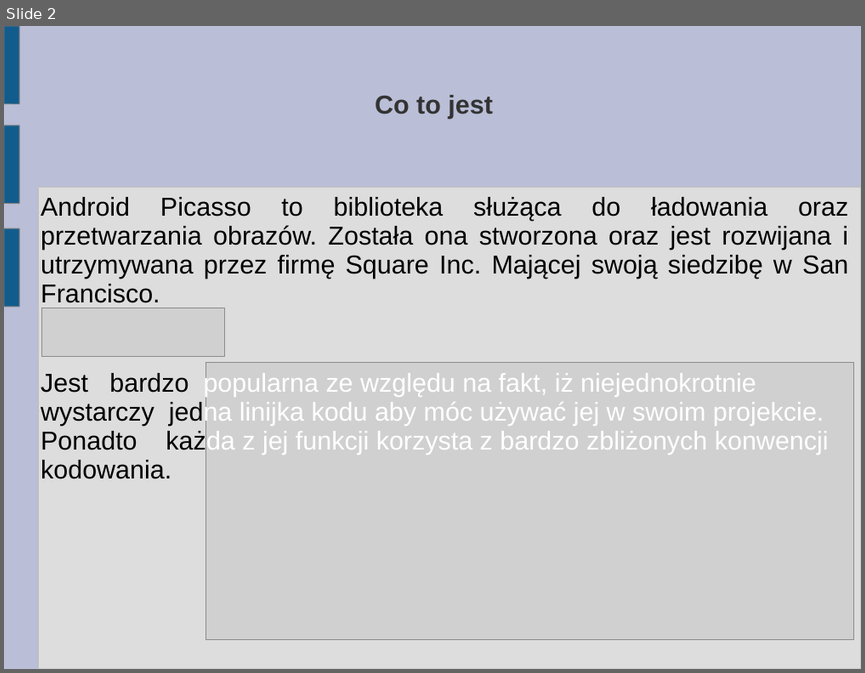
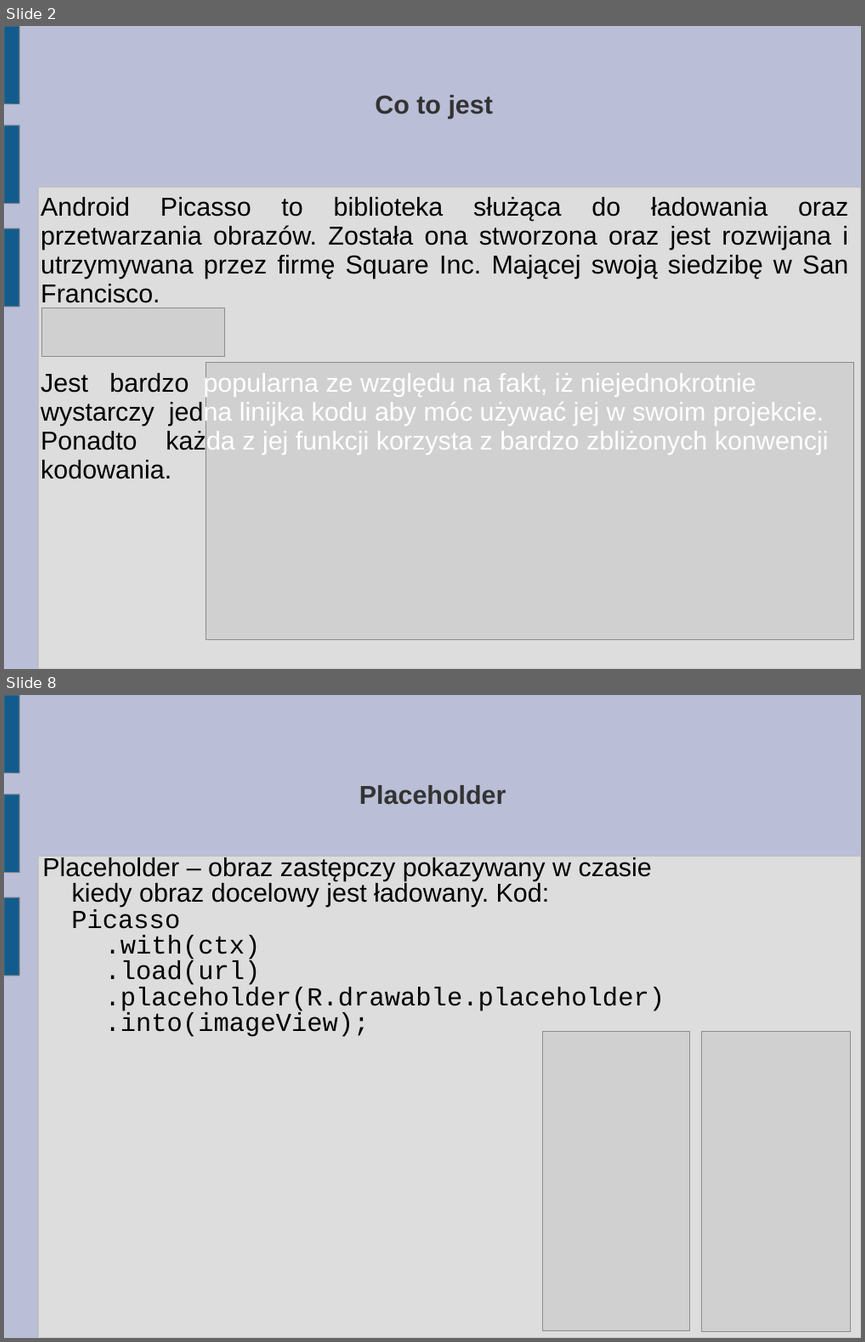
Before and after one commit to karolbisztyga/studies, a slide deck: android/picassopresentation/prezentacja.ppt. Shown one above the other, each under a label of ours: slide 2 before the commit, slides 2 and 8 after it; the slides between them are not shown. The pictures are 865x673 and 865x1342 pixels, drawn with LibreOffice and Linux fonts; fonts in the diff are those of the drawing; grey boxes stand for pictures. Boxes give left, top, right and bottom in pixels: in the first picture for what was removed or moved away, otherwise in the second. Text is boxed around its words. In the diff, an @@ line names an element or a change of style, - is before the commit and + after.

```diff
--- a/android/picassopresentation/prezentacja.ppt
+++ b/android/picassopresentation/prezentacja.ppt
@@ slide 8 added at (x1=4, y1=695, x2=861, y2=1338), background #BABED6; not listed: 4 template elements that a slide beside it also shows @@
@@ title added at (x1=359, y1=785, x2=506, y2=805), 24 pt, text #333333, bold @@
+Placeholder
@@ text added at (x1=42, y1=857, x2=665, y2=1037), 24 pt, text #000000 @@
+Placeholder – obraz zastępczy pokazywany w czasie kiedy obraz docelowy jest ładowany. Kod:
+Picasso
+.with(ctx)
+.load(url)
+.placeholder(R.drawable.placeholder)
+.into(imageView);
@@ picture added at (x1=543, y1=1032, x2=690, y2=1331) @@
@@ picture added at (x1=702, y1=1032, x2=851, y2=1332) @@
```
Also in this commit, not shown: 12 other slides added, 1 slide removed, 2 other files.
